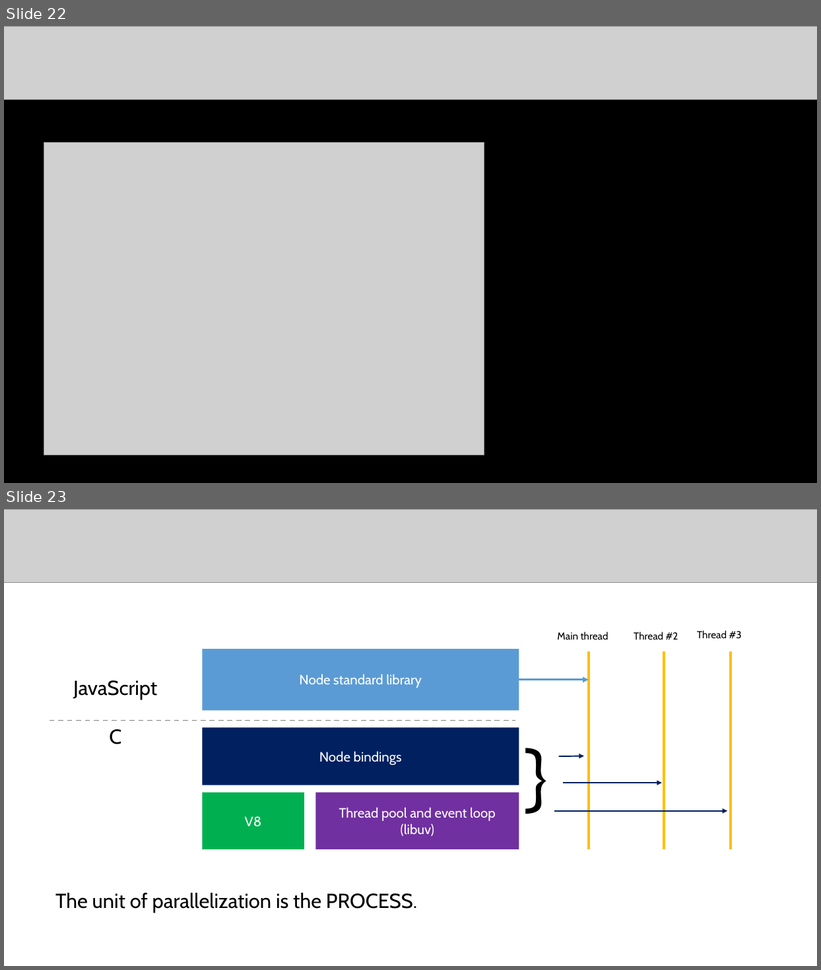
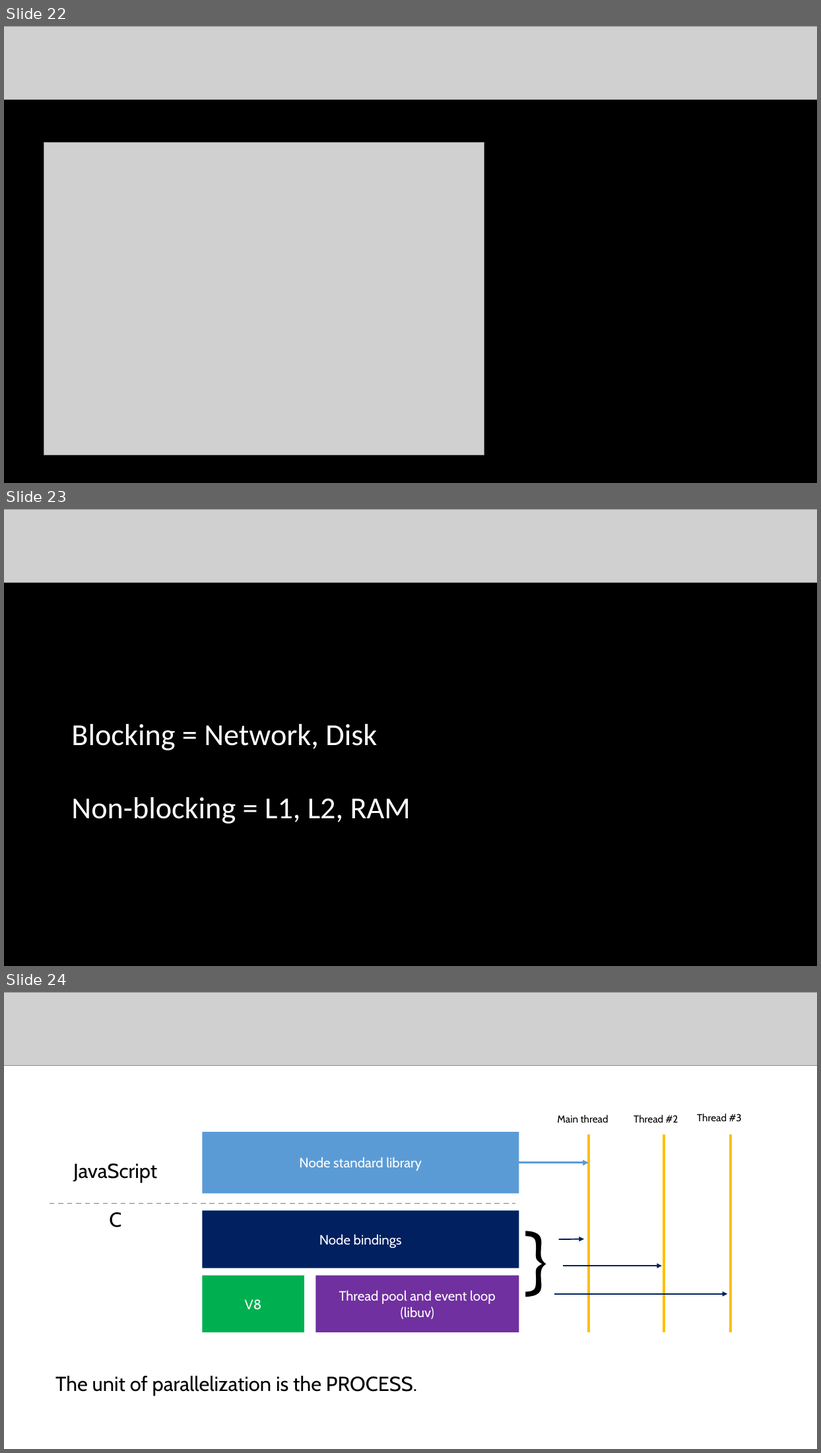
Before and after one commit to badescuga/NodeJsDemo, a slide deck: slidedeck/slides.pptx. Shown one above the other, each under a label of ours: slides 22 and 23 before the commit, slides 22, 23 and 24 after it. The pictures are 821x970 and 821x1453 pixels, drawn with LibreOffice and Linux fonts; fonts in the diff are those of the drawing; grey boxes stand for pictures. Boxes give left, top, right and bottom in pixels: in the first picture for what was removed or moved away, otherwise in the second. Text is boxed around its words. In the diff, an @@ line names an element or a change of style, - is before the commit and + after.

```diff
--- a/slidedeck/slides.pptx
+++ b/slidedeck/slides.pptx
@@ slide 23 added at box(4, 509, 817, 966), background #000000 @@
@@ picture added at box(4, 509, 817, 583) @@
@@ text added at box(71, 724, 411, 824), 36 pt, text #FFFFFF @@
+Blocking = Network, Disk
+Non-blocking = L1, L2, RAM
@@ what was slide 23 is now slide 24 @@
```
Also in this commit, not shown: 2 other slides added, 3 other files.
